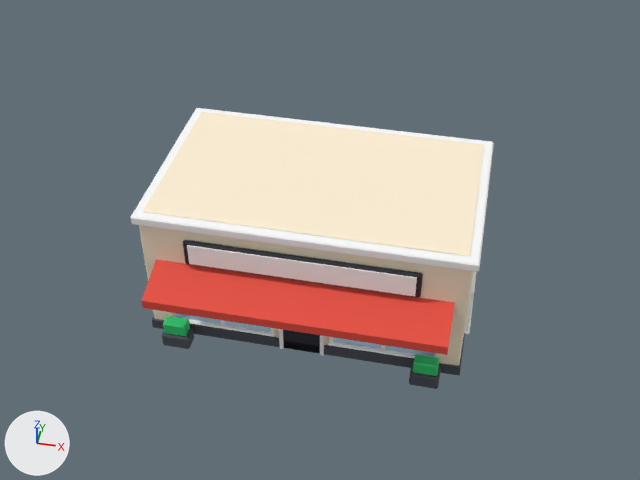
Before and after pictures for a commit that changed the Blender file art/blender/idea-exterior.blend.
Both versions are drawn from the file's camera '_review_cam'. The lights are fixed; the arrows at lower left show +X, +Y and +Z. The picture after the commit comes second.

Objects in the first picture: 'idea', 'sign_board'.
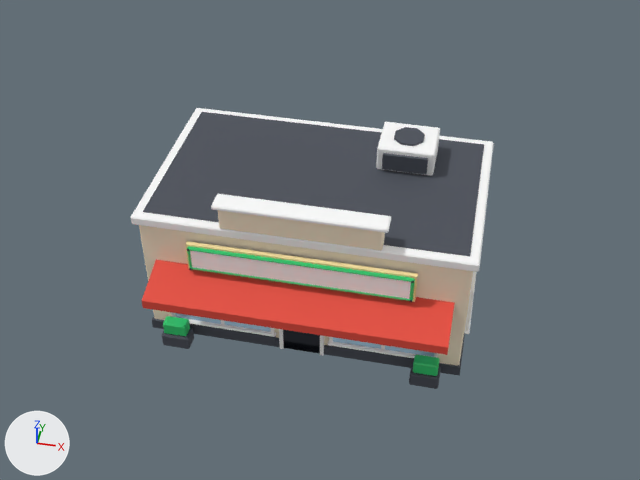
What the commit changed:
Material 'pal_glow' (mat_pal_glow) is new.
Its base color is (1.0, 0.815, 0.392) (beige #ffe9a8).
me_idea is used by ob_idea; location (0.0, 0.0, 0.0).
me_idea had 510 vertices, 502 faces and spanned x -5.18..5.18, y -3.9..3.65, z 0.0..4.73.
me_idea now has 582 vertices, 570 faces and spans x -5.18..5.18, y -3.9..3.65, z 0.0..5.62.
me_idea part 1: a new loose piece, a box spanning x 1.8..3.2, y 1.1..1.2, z 4.85..5.4, in mat_pal_asphalt (greyish blue #4a4f59).
me_idea part 2: a new loose piece, an 8-sided cylinder along z spanning x 2.038..2.962, y 1.538..2.462, z 5.55..5.62, in mat_pal_asphalt (greyish blue #4a4f59).
me_idea part 3: a new loose piece of 24 vertices spanning x -2.4..2.4, y -2.65..-2.2, z 4.7..5.45, in mat_swap_wall (beige #fff1d6).
me_idea part 4: a new loose piece of 24 vertices spanning x -2.55..2.55, y -2.75..-2.1, z 5.45..5.6, in mat_pal_white (white #ffffff).
me_idea part 5: a new loose piece of 24 vertices spanning x 1.6..3.4, y 1.2..2.8, z 4.73..5.55, in mat_pal_white (white #ffffff).
me_idea part 6: the loose piece of 24 vertices spanning x -3.6..3.6, y -2.64..-2.5, z 3.08..4.0 is deleted.
me_idea part 7: 6 faces spanning x -4.85..4.85, y -2.35..3.35, z 4.7..4.73 switch from mat_pal_cream (beige #fff1d6) to mat_pal_asphalt (greyish blue #4a4f59).
me_sign_board is used by ob_sign_board; location (0.0, 0.0, 0.0).
me_sign_board had 8 vertices, 6 faces and spanned x -3.45..3.45, y -2.68..-2.6, z 3.18..3.9.
me_sign_board now has 8 vertices, 6 faces and spans x -3.3..3.3, y -2.83..-2.79, z 3.2..3.86.
me_sign_board part 8: the whole mesh is scaled about its middle by (0.957, 0.5, 0.917), then moved by (0.0, -0.17, -0.01).
Mesh me_sign_frame is new.
It has 136 vertices, 140 faces and spans x -3.46..3.46, y -2.88..-2.6, z 3.04..4.02.
Faces by material slot: [110, 24, 6].
It uses material mat_pal_mint_green (green #2ecc71).
It uses material mat_pal_night (dark blue #1f2430).
It uses material mat_pal_glow (beige #ffe9a8).
Object 'sign_frame' (ob_sign_frame) is new; it shows me_sign_frame.
Its location is (0.0, 0.0, 0.0).

Where the change shows, as pixel boxes (x1, y1, x2, y2) in the pictures (640 x 480 px):
'sign_board', rescaled
    before: (187, 245, 417, 297)
    after: (190, 250, 411, 299)
'sign_frame', added
    after: (185, 241, 418, 302)
    faces in mat_pal_mint_green (green #2ecc71): (187, 246, 415, 301)
    faces in mat_pal_glow (beige #ffe9a8): (185, 241, 418, 302)
part 1 of me_idea, added
    after: (382, 153, 428, 174)
part 2 of me_idea, added
    after: (394, 127, 425, 146)
part 3 of me_idea, added (beige)
    after: (218, 210, 385, 250)
part 4 of me_idea, added
    after: (211, 194, 391, 233)
part 5 of me_idea, added
    after: (376, 122, 440, 176)
part 6 of me_idea, deleted
    before: (183, 240, 423, 298)
part 7 of me_idea, recoloured (beige to greyish blue)
    both: (143, 112, 484, 257)
